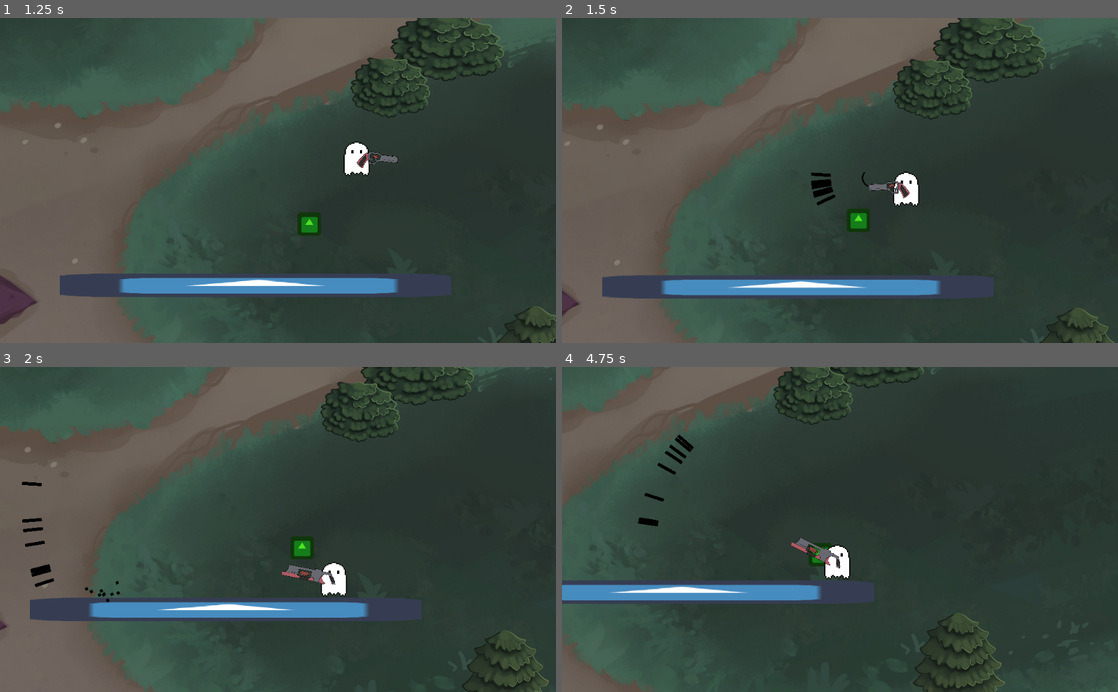
Above: before the commit, frames 1-4 (two rows, left to right).
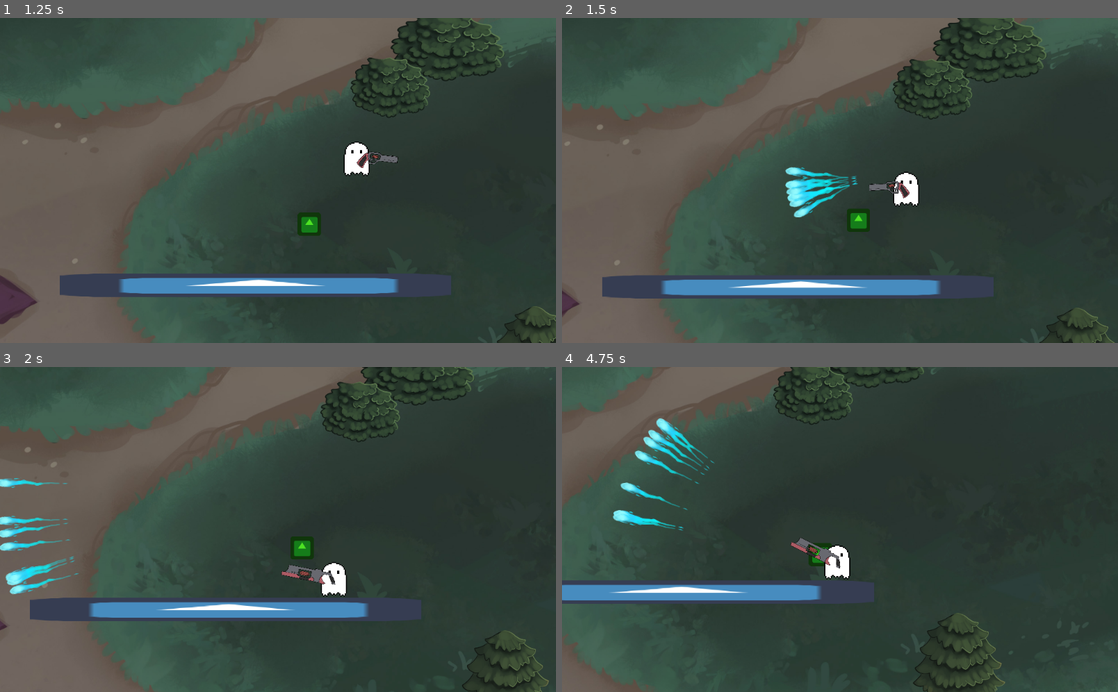
Above: after the commit, the same moments.

Repository: arnette-thomas/gmtk2021
Game: Godot game, scene res://scenes/World1.tscn
The game is run twice, just before and just after one commit, with the same random seed, the same clock (stepped at 60 frames per second) and the same inputs. The engine's default icon, where the game draws it, is replaced by a stand-in: a white triangle on a blue panel in a dark square.
Inputs (mouse positions are in pixels of both pictures, inside the frame that each line leads up to):
- Up to frame 1 (1.25 s): tap Enter (ui_accept) at 0.5, 0.77 s; move the mouse to (400, 164) at 0.52 s; hold D (right) from 0.53 s (still down); tap Tab (ui_focus_next) at 0.6 s
- Up to frame 2 (1.5 s): move the mouse to (728, 196) at 1.27 s; release D (right) at 1.28 s; hold S (down) from 1.28 s (still down); click (728, 196) at 1.35 s
- Up to frame 3 (2 s): keep holding S (down); tap Enter (ui_accept) at 1.52 s; tap Tab (ui_focus_next) at 1.55 s
- Up to frame 4 (4.75 s): move the mouse to (895, 458) at 2.02 s; release S (down) at 2.03 s; hold D (right) 2.03-2.78 s; right-click (895, 458) at 2.1 s; tap Tab (ui_focus_next) at 2.3, 2.85, 3.6, 4.55 s; move the mouse to (812, 594) at 2.77 s; hold Up (ui_up) 2.78-3.53 s; tap Enter (ui_accept) at 3.02, 3.77, 4.25, 4.52 s; move the mouse to (1006, 578) at 3.52 s; hold Q (left) from 3.53 s (still down); move the mouse to (673, 480) at 4.27 s; click (673, 480) at 4.35 s

Frame 1 is identical in both runs. In frame 2, 0.9% of the frame differs, in the area x 40-55%, y 45-62%; in frame 3, 1.2%; in frame 4, 1.2%, in the area x 9-28%, y 15-51%.

Commit message:
bullets encore mieux !

Diff:
--- a/scenes/Bullets/Bullet.tscn
+++ b/scenes/Bullets/Bullet.tscn
@@ -1,21 +1,28 @@
-[gd_scene load_steps=5 format=2]
+[gd_scene load_steps=7 format=2]
 
-[ext_resource path="res://icon.png" type="Texture" id=1]
+[ext_resource path="res://sprites/bullet.png" type="Texture" id=1]
 [ext_resource path="res://scripts/Bullets/Bullet.gd" type="Script" id=2]
 
 [sub_resource type="RectangleShape2D" id=1]
 extents = Vector2( 40.0223, 4.99078 )
 
+[sub_resource type="Gradient" id=4]
+offsets = PoolRealArray( 0, 0.986577 )
+colors = PoolColorArray( 0.184314, 0.627451, 0.615686, 1, 0.0156863, 0.211765, 0.329412, 1 )
+
 [sub_resource type="Curve" id=2]
 _data = [ Vector2( 0, 1 ), 0.0, 0.0, 0, 0, Vector2( 1, 0 ), 0.0, 0.0, 0, 0 ]
 
+[sub_resource type="Gradient" id=3]
+colors = PoolColorArray( 0.0901961, 0.819608, 0.854902, 1, 0, 0, 0, 1 )
+
 [node name="Bullet" type="Node2D"]
+scale = Vector2( 2.5, 2.5 )
 script = ExtResource( 2 )
 
 [node name="Sprite" type="Sprite" parent="."]
-modulate = Color( 0, 0, 0, 1 )
-rotation = 1.5708
-scale = Vector2( 0.138468, 0.858447 )
+position = Vector2( 0.0016396, 0.534709 )
+scale = Vector2( 0.233818, 0.146463 )
 texture = ExtResource( 1 )
 
 [node name="Area2D" type="Area2D" parent="."]
@@ -24,9 +31,9 @@
 shape = SubResource( 1 )
 
 [node name="Particles2D" type="CPUParticles2D" parent="."]
+position = Vector2( 38.4151, 0 )
 emitting = false
 amount = 25
-lifetime = 1.5
 one_shot = true
 speed_scale = 7.88
 explosiveness = 1.0
@@ -36,10 +43,11 @@
 gravity = Vector2( 0, 0 )
 initial_velocity = 70.0
 initial_velocity_random = 1.0
-scale_amount = 8.0
-color = Color( 0, 0, 0, 1 )
+scale_amount = 5.0
+color_ramp = SubResource( 4 )
 
 [node name="FireParticles" type="CPUParticles2D" parent="."]
+visible = false
 emitting = false
 amount = 30
 lifetime = 0.3
@@ -52,6 +60,6 @@
 initial_velocity = 200.0
 scale_amount = 3.0
 scale_amount_curve = SubResource( 2 )
-color = Color( 0, 0, 0, 1 )
+color_ramp = SubResource( 3 )
 
 [connection signal="body_entered" from="Area2D" to="." method="_on_Area2D_body_entered"]
--- a/scripts/Bullets/Bullet.gd
+++ b/scripts/Bullets/Bullet.gd
@@ -8,13 +8,28 @@
 
 var direction : Vector2
 
+var flip := 0
+var friendly : float
+
+onready var sprite := $Sprite
 onready var particles = $Particles2D
 onready var fireParticles = $FireParticles
+
+var friendly_sprite := load("res://sprites/bullet.png")
+var evil_sprite := load("res://sprites/evil_bullet.png")
+
+func setup(friendly_ : float):
+	friendly = friendly_
 
 # Called when the node enters the scene tree for the first time.
 func _ready():
 	rotation = direction.angle()
 	fireParticles.restart()
+	flip = randi()%4
+	if friendly:
+		sprite.texture = friendly_sprite
+	else:
+		sprite.texture = evil_sprite
 
 
 # Called every frame. 'delta' is the elapsed time since the previous frame.
@@ -26,6 +41,11 @@
 		position.y > 15000 or position.y < -15000:
 		queue_free()
 
+	# flip pour une pseudo animation
+	sprite.set_flip_v(flip<2)
+	flip += 1
+	if flip == 4:
+		flip = 0
 
 
 func _on_Area2D_body_entered(body):
--- a/scripts/Player.gd
+++ b/scripts/Player.gd
@@ -12,6 +12,7 @@
 const CAPTURE_RANGE = 150
 var capture_curr_range = 0
 const CAPTURE_GROW_SPEED = 100
+const FRIENDLY := true
 
 var main_node
 
@@ -31,6 +32,7 @@
 func _ready():
 	current_gun = guns[current_gun_index].new()
 	gun_visu.get_node("Sprite").texture = current_gun.image
+	current_gun.friendly = FRIENDLY
 
 # Called every frame. 'delta' is the elapsed time since the previous frame.
 func _process(delta):
@@ -54,6 +56,7 @@
 		if current_gun_index == guns.size():
 			current_gun_index = 0
 		current_gun = guns[current_gun_index].new()
+		current_gun.friendly = FRIENDLY
 		gun_visu.get_node("Sprite").texture = current_gun.image
 
 
--- a/scripts/base_gun.gd
+++ b/scripts/base_gun.gd
@@ -4,7 +4,7 @@
 var velocity : float  # En pxl / s
 var spray_angle : float # En radians
 var reload_time : float  # En secondes
-
+var friendly := true
 
 func _init(velocity_ : float, spray_angle_ : float, reload_time_ : float):
 	velocity = velocity_
--- a/scripts/gun/Basic.gd
+++ b/scripts/gun/Basic.gd
@@ -17,6 +17,7 @@
 func generate_bullets(position : Vector2, direction : Vector2) -> Array:
 	Globals.camera.shake(100, 0.1, 100)
 	var bullet_instance = bullet_scene.instance()
+	bullet_instance.setup(friendly)
 	bullet_instance.speed = BULLET_SPEEEEEED
 	bullet_instance.direction = direction.rotated(rand_range(-SPRAY_ANGLE/2, SPRAY_ANGLE/2))
 	bullet_instance.position = position
--- a/scripts/gun/Shotgun.gd
+++ b/scripts/gun/Shotgun.gd
@@ -21,6 +21,7 @@
 	for i in BULLETS_NUMBER :
 		var bullet_instance = bullet_scene.instance()
 		bullet_instance.speed = BULLET_SPEEEEEED
+		bullet_instance.setup(friendly)
 		bullet_instance.direction = direction.rotated(rand_range(-SPRAY_ANGLE/2, SPRAY_ANGLE/2))
 		bullet_instance.position = position
 		bullet_instances.append(bullet_instance)
--- a/scripts/gun/Sniper.gd
+++ b/scripts/gun/Sniper.gd
@@ -18,6 +18,7 @@
 	Globals.camera.shake(100, 0.1, 300)
 	var bullet_instance = bullet_scene.instance()
 	bullet_instance.speed = BULLET_SPEEEEEED
+	bullet_instance.setup(friendly)
 	bullet_instance.direction = direction.rotated(rand_range(-SPRAY_ANGLE/2, SPRAY_ANGLE/2))
 	bullet_instance.position = position
 	return [bullet_instance]
Binary file added: sprites/GrosseBouboule.png
Not shown, added: sprites/GrosseBouboule.png.import
Binary file added: sprites/bullet.png
Not shown, added: sprites/bullet.png.import
Binary file added: sprites/evil_GrosseBouboule.png
Not shown, added: sprites/evil_GrosseBouboule.png.import
Binary file added: sprites/evil_bullet.png
Not shown, added: sprites/evil_bullet.png.import
